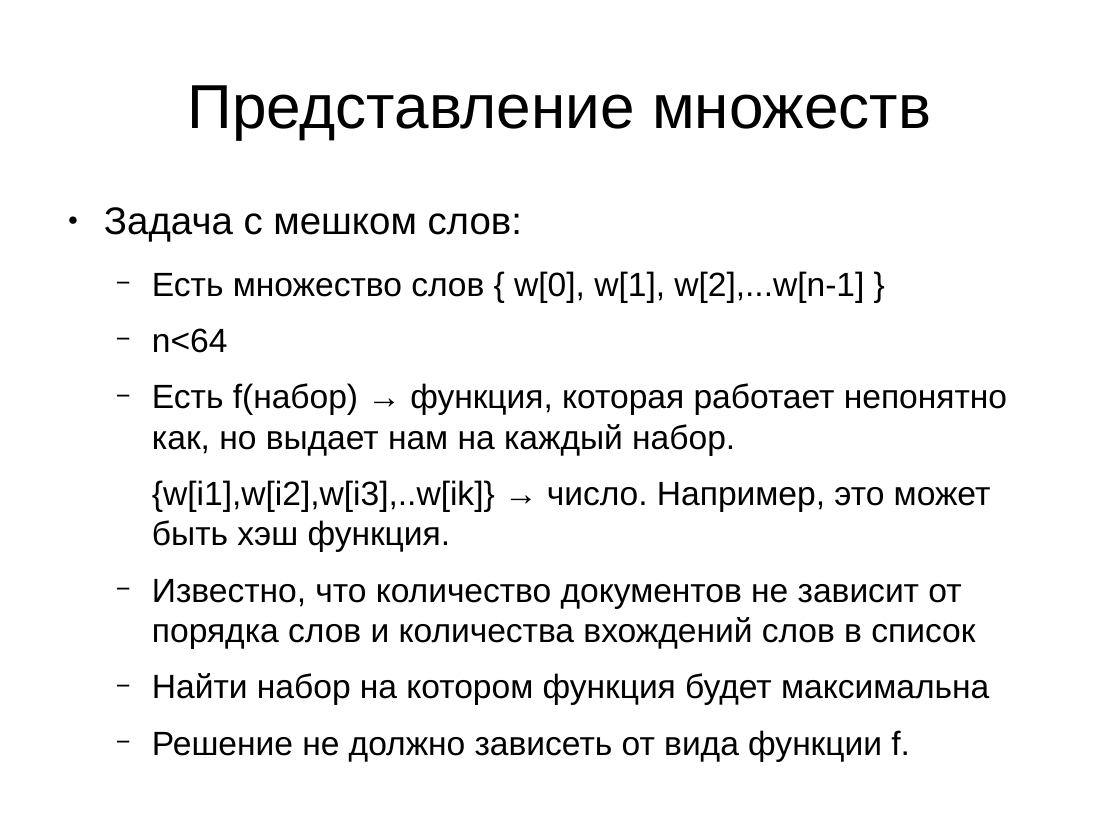
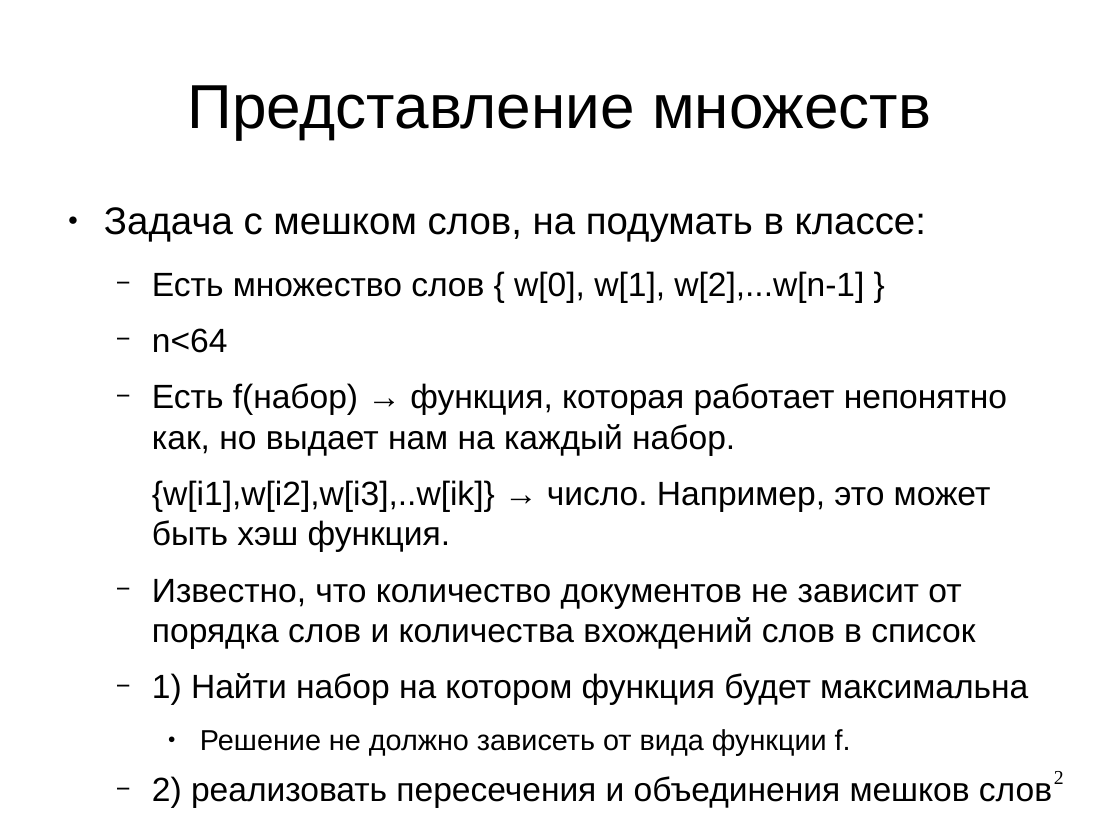
Before and after one commit to gritsulyak/School, a slide deck: slide 2 of 5/bagwords.odp. Drawn at 1120x840 pixels with LibreOffice and Linux fonts; fonts in the diff are those of the drawing. Boxes give left, top, right and bottom in pixels: in the first picture for what was removed or moved away, otherwise in the second. Text is boxed around its words. In the diff, an @@ line names an element or a change of style, - is before the commit and + after.

Commit message:
odp

```diff
--- a/5/bagwords.odp
+++ b/5/bagwords.odp
@@ text at [104,207,926,242]: text changed @@
-● Задача с мешком слов:
+● Задача с мешком слов, на подумать в классе:
@@ text at [152,673,1028,704]: text changed @@
-  − Найти набор на котором функция будет максимальна
+  − 1) Найти набор на котором функция будет максимальна
@@ text at [200,729,851,755]: size 23.8 to 20.4 pt in "Решение не должно зависеть от вида функции ..."; bullet − to ●; list level 2 to 3 in "Решение не должно зависеть от ..." @@
@@ text at [152,776,1052,807]: paragraph added @@
+  − 2) реализовать пересечения и объединения мешков слов
@@ page number added at [1054,771,1064,784], 14 pt, text #000000 @@
+2
```
Also in this commit, not shown: 6 other slides changed, 7 slides added, 1 other file.
